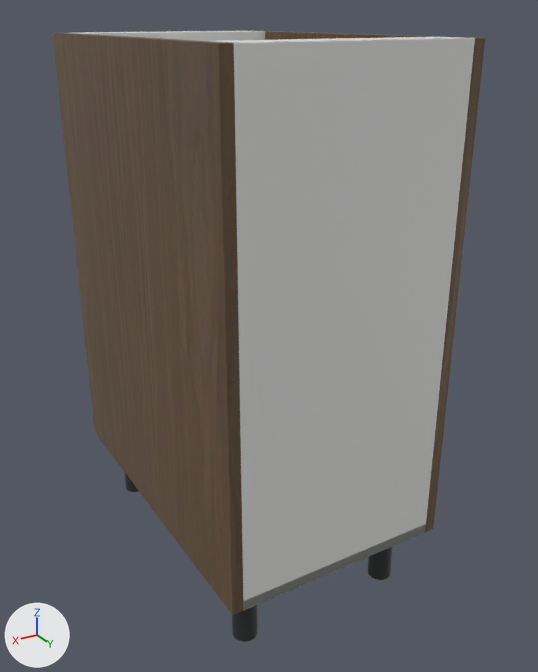
The glTF model storefront/public/cabinet-inventory/models/oppein-pb-mso-3db15.glb, before and after one commit.
Camera for both pictures: a camera (50 mm lens) standing at (0.76, 0.733, 0.902) and looking at (0.16, -0.267, 0.402). Lighting does not change. The marker at lower left points along +X, +Y and +Z. The picture after the commit comes second. Where no turn or scale is listed for an object, it has been applied to the vertices.

Objects in the first picture: 'Cabinet back', 'Cabinet bottom', 'Cabinet side', 'Cabinet side.001', 'Top support rail.001' and 7 more.
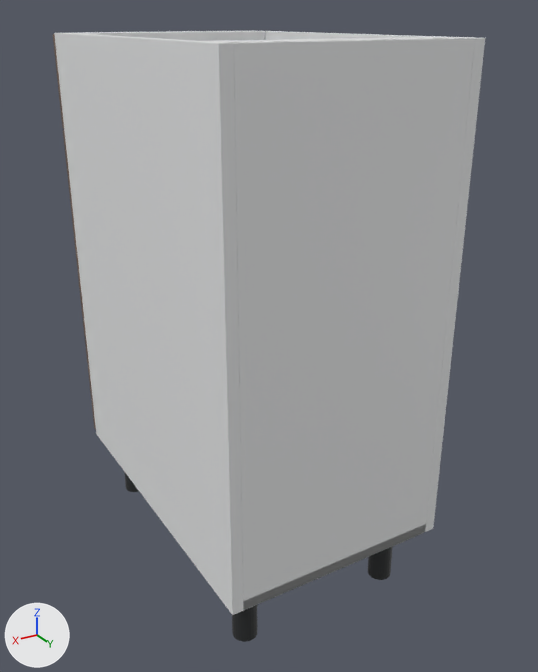
Where the change shows, as pixel boxes [x1, y1, x2, y2] in the pictures (538 x 672 px):
'Cabinet side.001', recoloured (lighter)
    both: [54, 33, 243, 615]
'Cabinet side', recoloured
    both: [265, 31, 485, 532]

Diff of the bpy script that builds the scene:
```diff
--- a/storefront/public/cabinet-inventory/models/oppein-pb-mso-3db15.glb.py
+++ b/storefront/public/cabinet-inventory/models/oppein-pb-mso-3db15.glb.py
@@ mat_white_cabinet_carcass @@
+mat_white_cabinet_carcass = principled_material('White cabinet carcass')
+mat_white_cabinet_carcass.base_color = (0.82, 0.83, 0.835)  # white #eaebec
+mat_white_cabinet_carcass.roughness = 0.48
@@ me_cube @@
 me_cube.from_pydata(...)  # 56 vertices, 108 faces; spans x -0.009..0.009, y -0.293..0.293, z -0.381..0.381
-me_cube.materials.append(mat_supplier_finish___smoked_oak)
+me_cube.materials.append(mat_white_cabinet_carcass)  # white #eaebec
@@ me_cube_001 @@
 me_cube_001.from_pydata(...)  # 56 vertices, 108 faces; spans x -0.009..0.009, y -0.293..0.293, z -0.381..0.381
-me_cube_001.materials.append(mat_supplier_finish___smoked_oak)
+me_cube_001.materials.append(mat_white_cabinet_carcass)  # white #eaebec
```
